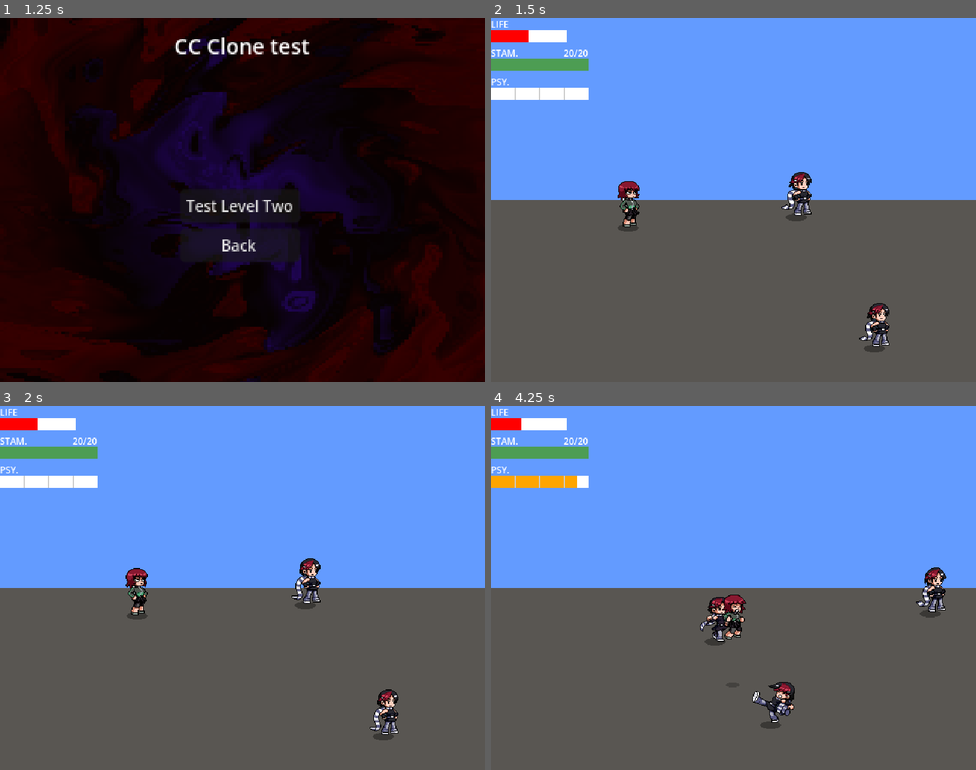
Above: before the commit, frames 1-4 (two rows, left to right).
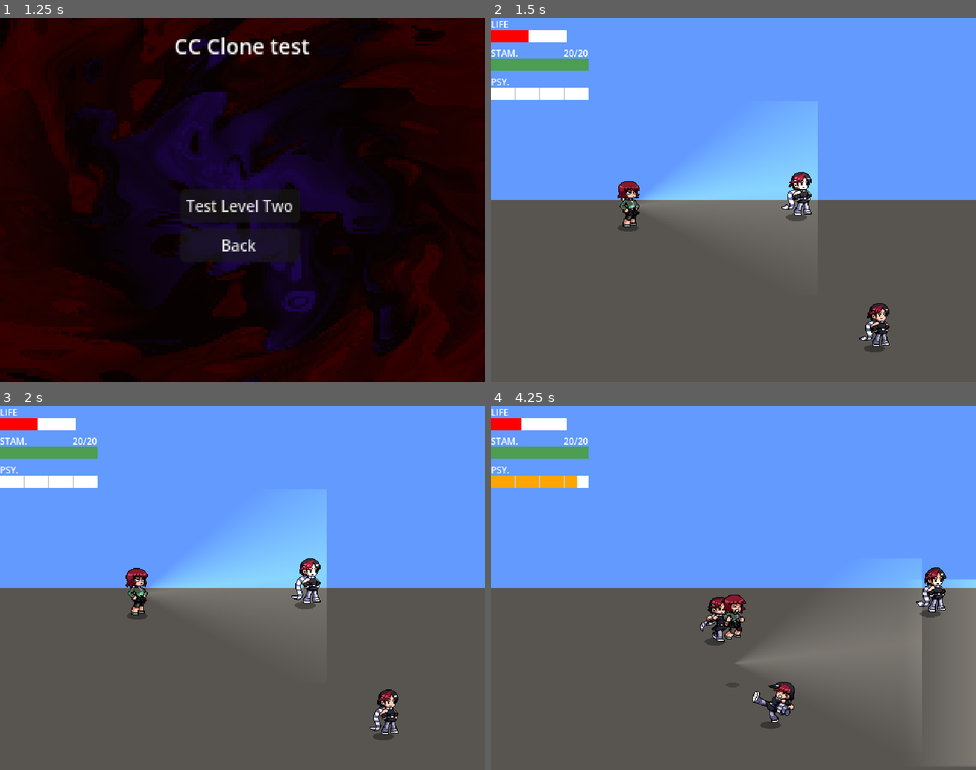
Above: after the commit, the same moments.

Repository: WarrenWarrens/CC
Game: Godot game, scene res://MainMenu/MainMenu.tscn
Same seed, same stepped clock (60 frames per second), same inputs: the game is played once before the commit and once after it.
Inputs (mouse positions are in pixels of both pictures, inside the frame that each line leads up to):
- Up to frame 1 (1.25 s): click "Levels" at 0.5 s
- Up to frame 2 (1.5 s): click "Test Level Two" at 1.25 s
- Up to frame 3 (2 s): no input
- Up to frame 4 (4.25 s): tap Enter (ui_accept) at 2, 2.27, 3.02 s; move the mouse to (840, 569) at 2.02 s; hold D (right) 2.03-2.78 s; tap Q (dodge) at 2.1 s; move the mouse to (636, 606) at 2.77 s; hold S (down) 2.78-3.53 s; tap E (guard) at 2.85 s; move the mouse to (782, 507) at 3.52 s; hold D (right) from 3.53 s (still down); click (782, 507) at 3.6 s

Frame 1 is identical in both runs. In frame 2, 5.3% of the frame differs, in the area x 28-68%, y 25-55%; in frame 3, 5.3%; in frame 4, 6.2%, in the area x 50-100%, y 44-99%.

Commit message:
Added basic flashlight

Diff:
--- a/Scenes/Player.tscn
+++ b/Scenes/Player.tscn
@@ -13,6 +13,28 @@
 [sub_resource type="CapsuleShape2D" id="CapsuleShape2D_ttpud"]
 radius = 3.0
 
+[sub_resource type="Gradient" id="Gradient_megsn"]
+offsets = PackedFloat32Array(0.13824885, 0.5760369)
+colors = PackedColorArray(1, 1, 1, 1, 0, 0, 0, 1)
+
+[sub_resource type="GradientTexture2D" id="GradientTexture2D_ttpud"]
+gradient = SubResource("Gradient_megsn")
+fill = 1
+fill_from = Vector2(0.4957265, 0.5470086)
+fill_to = Vector2(0, 1)
+
+[sub_resource type="Gradient" id="Gradient_yoq75"]
+offsets = PackedFloat32Array(0.38198757, 0.48136646, 0.58074534)
+colors = PackedColorArray(0, 0, 0, 1, 1, 1, 1, 1, 0, 0, 0, 1)
+
+[sub_resource type="GradientTexture2D" id="GradientTexture2D_vyp0t"]
+gradient = SubResource("Gradient_yoq75")
+width = 256
+height = 256
+fill = 3
+fill_from = Vector2(0.02991453, 0.54273504)
+fill_to = Vector2(0, 0.54273504)
+
 [sub_resource type="AtlasTexture" id="AtlasTexture_arntx"]
 atlas = ExtResource("2_megsn")
 region = Rect2(0, 0, 41, 61)
@@ -372,6 +394,21 @@
 shape = SubResource("CapsuleShape2D_ttpud")
 
 [node name="Visuals" type="Node2D" parent="." unique_id=1373284604]
+
+[node name="PointLight2D" type="PointLight2D" parent="Visuals" unique_id=2005796175]
+visible = false
+position = Vector2(4, -32)
+shadow_enabled = true
+shadow_filter = 1
+texture = SubResource("GradientTexture2D_ttpud")
+
+[node name="PointLight2D2" type="PointLight2D" parent="Visuals" unique_id=218125501]
+position = Vector2(122, -39)
+energy = 0.39
+shadow_enabled = true
+shadow_color = Color(0, 0, 0, 1)
+shadow_filter = 1
+texture = SubResource("GradientTexture2D_vyp0t")
 
 [node name="Body" type="AnimatedSprite2D" parent="Visuals" unique_id=1829035284]
 texture_filter = 1
--- a/Scenes/WorldThree.tscn
+++ b/Scenes/WorldThree.tscn
@@ -6,13 +6,30 @@
 [ext_resource type="Texture2D" uid="uid://cxftcn7kqwxur" path="res://Assets/ground2.png" id="4_buomm"]
 [ext_resource type="Texture2D" uid="uid://32yi8om1h7ai" path="res://Assets/ground1.png" id="5_4h4gs"]
 [ext_resource type="Texture2D" uid="uid://qvufr7wtwjcy" path="res://Assets/ramp2.png" id="5_sn61f"]
+[ext_resource type="Shader" uid="uid://clggrbxucakp7" path="res://PaletteSwapSimple.gdshader" id="7_gatps"]
 [ext_resource type="Script" uid="uid://yk6whv2wyufn" path="res://Scenes/Ramp.gd" id="7_sn61f"]
 [ext_resource type="PackedScene" uid="uid://br3w7rdj8epg3" path="res://Scenes/Enemy.tscn" id="8_28xjk"]
+[ext_resource type="Texture2D" uid="uid://cr4y5tbjn2rak" path="res://Assets/floor1.png" id="8_buomm"]
+
+[sub_resource type="ShaderMaterial" id="ShaderMaterial_ttpud"]
+shader = ExtResource("7_gatps")
+shader_parameter/tolerance = 0.02
+shader_parameter/dark_src = Color(0.45, 0.1, 0.1, 1)
+shader_parameter/base_src = Color(0.75, 0.15, 0.15, 1)
+shader_parameter/light_src = Color(0.95, 0.35, 0.3, 1)
+shader_parameter/dark_dst = Color(0.45, 0.1, 0.1, 1)
+shader_parameter/base_dst = Color(0.75, 0.15, 0.15, 1)
+shader_parameter/light_dst = Color(0.95, 0.35, 0.3, 1)
 
 [sub_resource type="PhysicsMaterial" id="PhysicsMaterial_ttpud"]
 
 [sub_resource type="RectangleShape2D" id="RectangleShape2D_ttpud"]
 size = Vector2(20, 366)
+
+[sub_resource type="Gradient" id="Gradient_4h4gs"]
+
+[sub_resource type="GradientTexture2D" id="GradientTexture2D_ttpud"]
+gradient = SubResource("Gradient_4h4gs")
 
 [node name="WorldOne" type="Node2D" unique_id=686236493]
 y_sort_enabled = true
@@ -77,6 +94,12 @@
 scale = Vector2(0.43632823, 0.6805556)
 texture = ExtResource("5_4h4gs")
 
+[node name="Sprite2D" type="Sprite2D" parent="Ground" unique_id=586373838]
+texture_filter = 1
+material = SubResource("ShaderMaterial_ttpud")
+position = Vector2(-719, 3)
+texture = ExtResource("8_buomm")
+
 [node name="Boundaries" type="StaticBody2D" parent="." unique_id=117728836]
 physics_material_override = SubResource("PhysicsMaterial_ttpud")
 
@@ -108,11 +131,27 @@
 [node name="CollisionPolygon2D" type="CollisionPolygon2D" parent="RampAssistDown" unique_id=374897452]
 polygon = PackedVector2Array(3377, -292, 3172, -48, 3666, 364, 3872, 120)
 
-[node name="Enemy" parent="." unique_id=864659468 instance=ExtResource("8_28xjk")]
+[node name="Enemies" type="Node2D" parent="." unique_id=1274365995]
+
+[node name="Enemy" parent="Enemies" unique_id=864659468 instance=ExtResource("8_28xjk")]
 position = Vector2(506, 316)
 
-[node name="Enemy2" parent="." unique_id=1286390211 instance=ExtResource("8_28xjk")]
+[node name="Enemy2" parent="Enemies" unique_id=1286390211 instance=ExtResource("8_28xjk")]
 position = Vector2(678, 154)
 
-[node name="Enemy3" parent="." unique_id=176896922 instance=ExtResource("8_28xjk")]
+[node name="Enemy3" parent="Enemies" unique_id=176896922 instance=ExtResource("8_28xjk")]
 position = Vector2(403, 143)
+
+[node name="Lighting" type="Node2D" parent="." unique_id=419392471]
+
+[node name="CanvasModulate" type="CanvasModulate" parent="Lighting" unique_id=1639962234]
+z_index = 90
+color = Color(0.41981313, 0.41981313, 0.4198131, 1)
+
+[node name="PointLight2D" type="PointLight2D" parent="Lighting" unique_id=1822920187]
+position = Vector2(764, 232)
+scale = Vector2(3.875, 3.875)
+texture = SubResource("GradientTexture2D_ttpud")
+
+[node name="DirectionalLight2D" type="DirectionalLight2D" parent="Lighting" unique_id=1946763391]
+energy = 0.57
